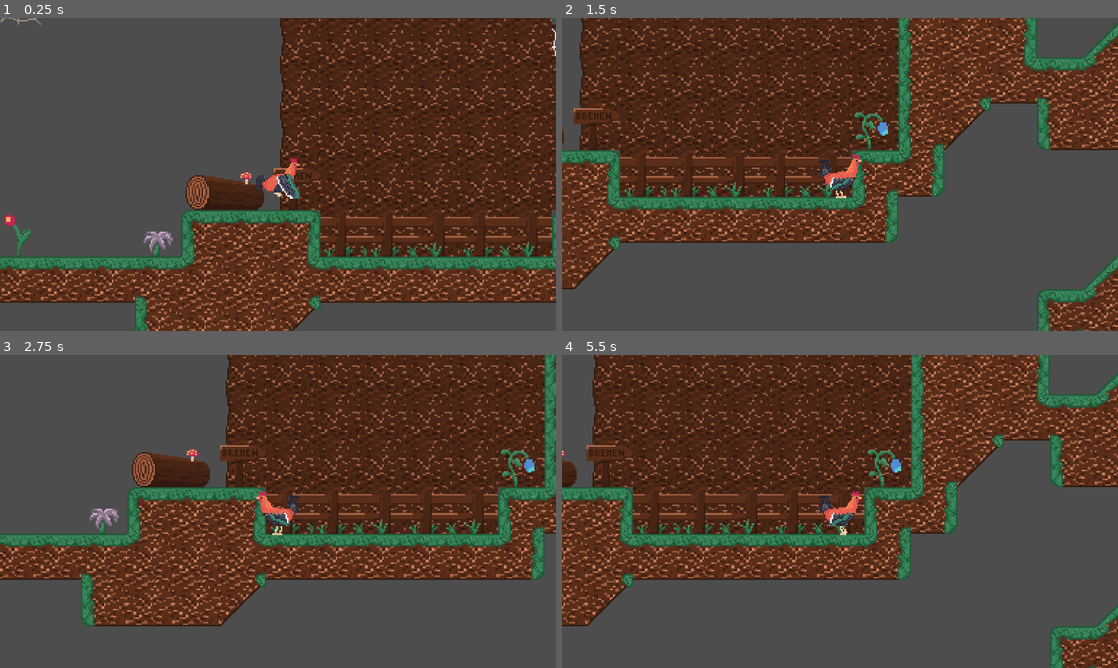
Above: before the commit, frames 1-4 (two rows, left to right).
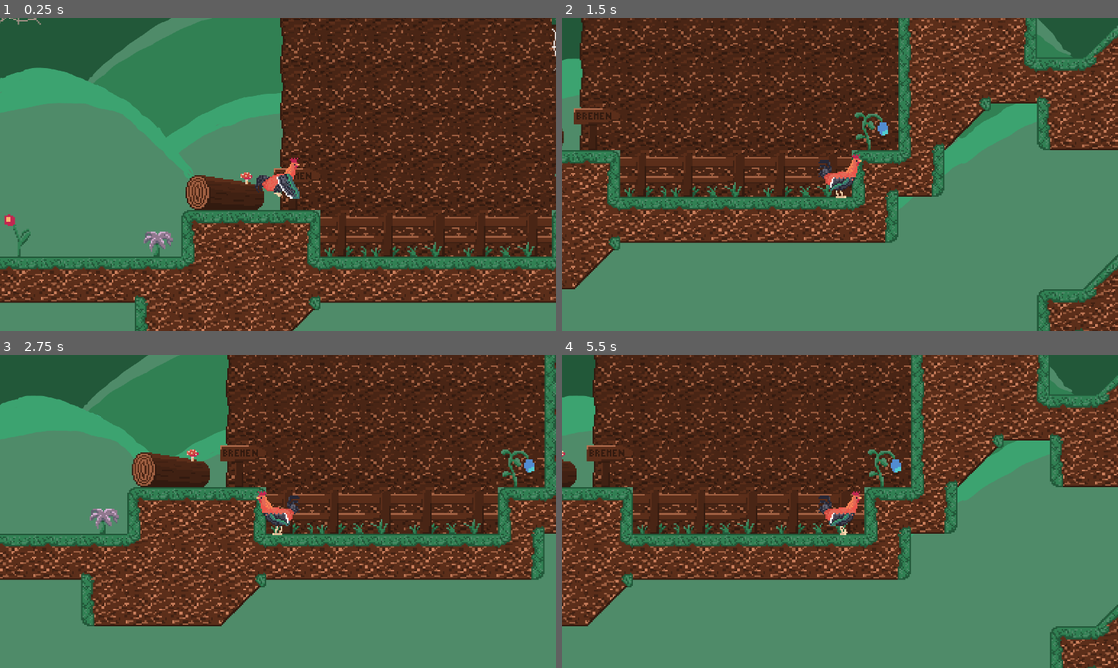
Above: after the commit, the same moments.

Repository: EdgeGnW/DETTAGameJam2026
Game: Godot game, scene res://modules/Test/Frederick.tscn
Same seed, same stepped clock (60 frames per second), same inputs: the game is played once before the commit and once after it. This scene is started directly instead of the project's main scene.
Inputs:
- Up to frame 1 (0.25 s): no input
- Up to frame 2 (1.5 s): tap Enter (interact) at 0.5 s; hold Shift (dismount) 0.53-1.28 s; hold D (right) from 0.53 s (still down); tap Space (jump) at 0.77 s; tap E (grab) at 1.35 s
- Up to frame 3 (2.75 s): tap Space (jump) at 1.52 s; release D (right) at 2.03 s; hold A (left) from 2.03 s (still down); hold Enter (interact) from 2.03 s (still down)
- Up to frame 4 (5.5 s): release A (left) at 2.78 s; release Enter (interact) at 2.78 s; hold D (right) 2.78-4.28 s; tap Ctrl (roll) at 2.85 s; tap Space (jump) at 3.02, 3.77, 4.52 s; hold Shift (dismount) 3.53-4.28 s; hold A (left) 4.28-5.03 s; tap E (grab) at 4.35 s; hold D (right) from 5.03 s (still down); hold Enter (interact) from 5.03 s (still down)

The runs differ from the first frame. In frame 1, 40% of the frame differs, in the area x 0-100%, y 0-100%; in frame 2, 40%; in frame 3, 43%; in frame 4, 40%.

Commit message:
Parallax Background

Diff:
--- a/modules/Player/Rooster/rooster.tscn
+++ b/modules/Player/Rooster/rooster.tscn
@@ -6,6 +6,7 @@
 [ext_resource type="Script" uid="uid://drwn22ge53ks" path="res://modules/Player/walking.gd" id="5_q05bg"]
 [ext_resource type="Script" uid="uid://ddi714nnvvybl" path="res://modules/Player/jumping.gd" id="6_8r7gw"]
 [ext_resource type="Script" uid="uid://bjdk6je6da4bv" path="res://modules/Player/camera_2d.gd" id="7_6gvkf"]
+[ext_resource type="Texture2D" uid="uid://4r60kgv2hhyh" path="res://modules/Background/Background.png" id="8_00nbm"]
 [ext_resource type="Texture2D" uid="uid://c8ysink5chpb6" path="res://modules/Player/Rooster/Hahns_Charakter_Animation.png" id="8_hunxe"]
 
 [sub_resource type="CapsuleShape2D" id="CapsuleShape2D_ycsqo"]
@@ -140,4 +141,11 @@
 limit_bottom = 0
 script = ExtResource("7_6gvkf")
 
+[node name="CanvasLayer" type="CanvasLayer" parent="Camera2D"]
+layer = -1
+
+[node name="Background" type="Sprite2D" parent="Camera2D/CanvasLayer"]
+z_index = -3
+texture = ExtResource("8_00nbm")
+
 [connection signal="animation_changed" from="AnimatedSprite2D" to="." method="_on_animated_sprite_2d_animation_changed"]
--- a/modules/Player/camera_2d.gd
+++ b/modules/Player/camera_2d.gd
@@ -1,6 +1,12 @@
 extends Camera2D
 
+var background: Sprite2D
 
 # Called when the node enters the scene tree for the first time.
 func _ready() -> void:
 	zoom = Vector2(get_parent().camera_zoom, get_parent().camera_zoom)
+	background = $CanvasLayer/Background
+
+func _process(delta: float) -> void:
+	background.global_position.x = 1920 - int(round(global_position.x / 2)) % 1920
+	background.global_position.y = clamp(-global_position.y / 1.3, 0, 1080)
Binary file added: modules/Background/Background.png
Not shown, added: modules/Background/Background.png.import
Not shown: 1 places in modules/Player/Rooster/rooster.tscn that only renumber resources
Not shown: 1 places in modules/Test/Frederick.tscn that only renumber resources
Not shown: 1 places in modules/Test/Tutorial.tscn that only renumber resources
